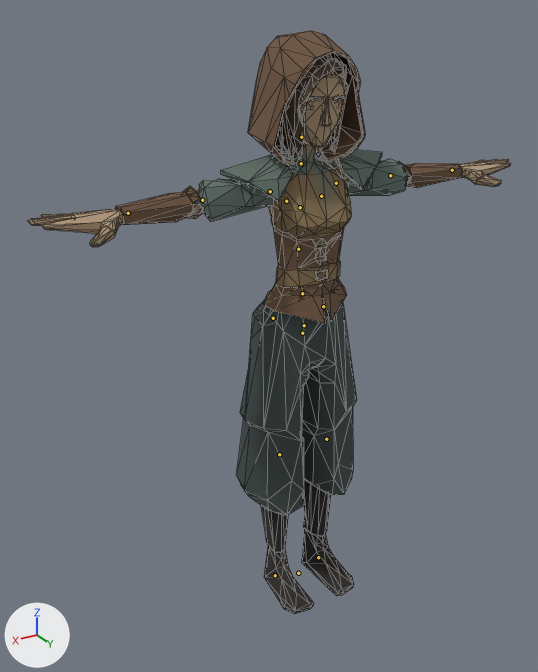
The glTF model public/figuren/wanderin.glb, before and after one commit.
Before and after are seen from a camera (50 mm lens) standing at (1.202, 1.748, 1.884) and looking at (0.129, -0.041, 0.99). The axes (+X, +Y, +Z) are drawn at lower left. The lights are the same throughout. The first picture is the older version. The bones that change, and the others that lie on the model, are drawn over the model as lines. Mesh edges are drawn as thin lines.

Objects in the first picture: 'wanderin'.
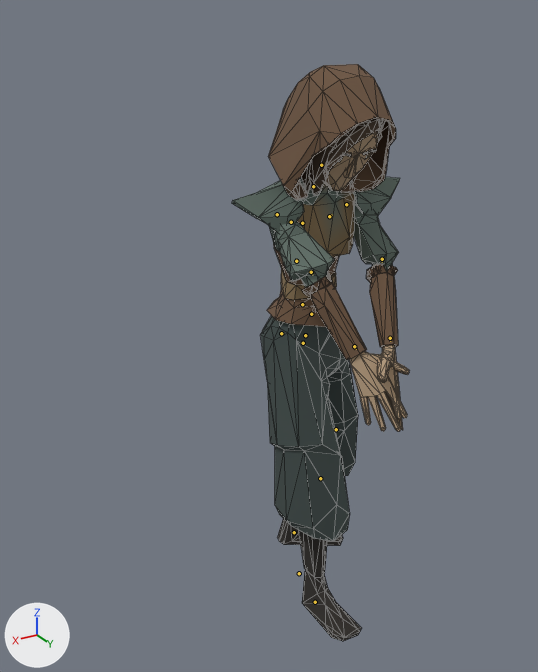
The newer file adds an action. The first version stands in its rest pose; the second is drawn at frame 18 of the action 'Axe_Overhead'.

What differs and where, as boxes (x1, y1, x2, y2) in the pictures (538 x 672 px):
'wanderin', posed (63% narrower): before (27, 30, 511, 614); after (232, 64, 409, 641)
bone 'Body', root to tip: before (302, 333) to (302, 330); after (303, 343) to (303, 340)
bone 'Torso', root to tip: before (298, 249) to (298, 246); after (296, 261) to (297, 258)
bone 'Chest', root to tip: before (300, 207) to (300, 205); after (302, 223) to (303, 221)
bone 'Neck', root to tip: before (301, 163) to (301, 160); after (313, 186) to (314, 184)
bone 'Head', root to tip: before (301, 137) to (301, 134); after (321, 165) to (322, 162)
bone 'Shoulder.L', root to tip: before (321, 196) to (323, 194); after (329, 216) to (332, 214)
bone 'UpperArm.L', root to tip: before (336, 183) to (338, 182); after (346, 204) to (348, 206)
bone 'LowerArm.L', root to tip: before (390, 175) to (392, 175); after (382, 259) to (382, 262)
bone 'Wrist.L', root to tip: before (452, 170) to (454, 170); after (390, 338) to (390, 341)
bone 'Shoulder.R', root to tip: before (286, 201) to (284, 199); after (291, 222) to (289, 221)
bone 'UpperArm.R', root to tip: before (270, 191) to (267, 192); after (277, 214) to (278, 216)
bone 'LowerArm.R', root to tip: before (202, 200) to (200, 200); after (311, 272) to (312, 274)
bone 'Wrist.R', root to tip: before (128, 213) to (125, 213); after (354, 346) to (356, 349)
bone 'UpperLeg.L', root to tip: before (323, 306) to (323, 308); after (311, 314) to (312, 315)
bone 'LowerLeg.L', root to tip: before (326, 439) to (326, 440); after (336, 429) to (335, 430)
bone 'UpperLeg.R', root to tip: before (273, 318) to (273, 319); after (281, 333) to (282, 335)
bone 'LowerLeg.R', root to tip: before (279, 454) to (279, 455); after (320, 478) to (320, 479)
bone 'Foot.L', root to tip: before (318, 557) to (320, 559); after (294, 532) to (296, 532)
bone 'Foot.R', root to tip: before (275, 575) to (276, 577); after (315, 602) to (316, 603)

The edits, one by one:
Bone 'Body' (bone_body) moves from (0.0, 0.0, 0.0) to (0.0, -0.00036, 0.0).
Bone 'Body' (bone_body) turns from (0, 0, 0) to (1, 27, 0) degrees about its own x, y and z.
Bone 'Torso' (bone_torso) turns from (0, 0, 0) to (11, -28, 1) degrees about its own x, y and z.
Bone 'Chest' (bone_chest) turns from (0, 0, 0) to (12, 0, 0) degrees about its own x, y and z.
Bone 'Neck' (bone_neck) turns from (0, 0, 0) to (5, 0, 0) degrees about its own x, y and z.
Bone 'Head' (bone_head) turns from (0, 0, 0) to (-3, 0, 0) degrees about its own x, y and z.
Bone 'Shoulder.L' (bone_shoulder_l) moves from (0.0, 0.0, 0.0) to (7e-05, 6e-05, 6e-05).
Bone 'UpperArm.L' (bone_upperarm_l) turns from (0, 0, 0) to (-28, -65, -65) degrees about its own x, y and z.
Bone 'LowerArm.L' (bone_lowerarm_l) turns from (0, 0, 0) to (-22, 5, 20) degrees about its own x, y and z.
Bone 'Wrist.L' (bone_wrist_l) turns from (0, 0, 0) to (-1, 0, -6) degrees about its own x, y and z.
Bone 'Shoulder.R' (bone_shoulder_r) moves from (0.0, 0.0, 0.0) to (-7e-05, 6e-05, 6e-05).
Bone 'UpperArm.R' (bone_upperarm_r) turns from (0, 0, 0) to (-45, 76, 47) degrees about its own x, y and z.
Bone 'LowerArm.R' (bone_lowerarm_r) turns from (0, 0, 0) to (-23, -36, -13) degrees about its own x, y and z.
Bone 'Wrist.R' (bone_wrist_r) turns from (0, 0, 0) to (-1, 0, 6) degrees about its own x, y and z.
Bone 'UpperLeg.L' (bone_upperleg_l) turns from (0, 0, 0) to (-3, -26, -9) degrees about its own x, y and z.
Bone 'LowerLeg.L' (bone_lowerleg_l) turns from (0, 0, 0) to (21, 0, 0) degrees about its own x, y and z.
Bone 'UpperLeg.R' (bone_upperleg_r) turns from (0, 0, 0) to (-18, 20, 0) degrees about its own x, y and z.
Bone 'LowerLeg.R' (bone_lowerleg_r) turns from (0, 0, 0) to (18, 0, 0) degrees about its own x, y and z.
Bone 'Foot.L' (bone_foot_l) moves from (0.0, 0.0, 0.0) to (0.0, -0.00175, -1e-05).
Bone 'Foot.L' (bone_foot_l) turns from (0, 0, 0) to (0, 0, -58) degrees about its own x, y and z.
Bone 'Foot.R' (bone_foot_r) moves from (0.0, 0.0, 0.0) to (0.00051, 0.00183, 1e-05).
Bone 'Foot.R' (bone_foot_r) turns from (0, 0, 0) to (0, 0, -7) degrees about its own x, y and z.
